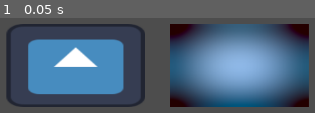
Above: before the commit, frame 1.
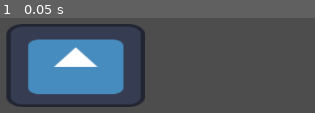
Above: after the commit, the same moment.

Repository: TheLsbt/GodotBlurhash
Game: Godot game, scene res://demo/BlurhashDemo.tscn
Same seed, same stepped clock (60 frames per second), same inputs: the game is played once before the commit and once after it. The engine's default icon, where the game draws it, is replaced by a stand-in: a white triangle on a blue panel in a dark square.
Inputs:
- Up to frame 1 (0.05 s): no input

The runs differ from the first frame. In frame 1, 38% of the frame differs, in the area x 53-99%, y 6-94%.
Error after the commit: Parse Error: Static function "blurhash_decode()" not found in base "Blurhash". (res://demo/BlurhashDemo.gd:13)

Commit message:
Removed redundant files and added complete documentation.

Diff:
--- a/BlurHash.gd
+++ b/BlurHash.gd
@@ -1,30 +1,30 @@
-"""
-Pure godot blurhash decoder with no additional dependencies, for
-both de- and encoding.
-
-Very close port of the original Swift implementation by Dag Ågren.
-"""
+
+## Pure godot blurhash decoder with no additional dependencies, for both de- and encoding.
+## Very close port of the original Swift implementation by Dag Ågren.
+## @tutorial(Official Website): https://blurha.sh/
+## @tutorial(Blurhash Github): https://github.com/woltapp/blurhash
 
 extends  RefCounted
 class_name Blurhash
 
-# Alphabet for base 83
-const alphabet = "0123456789ABCDEFGHIJKLMNOPQRSTUVWXYZabcdefghijklmnopqrstuvwxyz#$%*+,-.:;=?@[]^_{|}~"
-
-
+## Alphabet for base 83
+const alphabet =\
+ "0123456789ABCDEFGHIJKLMNOPQRSTUVWXYZabcdefghijklmnopqrstuvwxyz#$%*+,-.:;=?@[]^_{|}~"
+
+
+## Decodes a base83 string, as used in blurhash, to an integer.
 static func base83_decode(base83_str: String) -> int:
-	# Decodes a base83 string, as used in blurhash, to an integer.
 	var value := 0
 	for base83_char in base83_str:
 		value = value * 83 + alphabet.find(base83_char)
 	return value
 
 
+## Decodes an integer to a base83 string, as used in blurhash.
+## [param length] is how long the resulting string should be.
+## Will complain if the specified [param length] is too short.
 static func base83_encode(value: int, length: int) -> String:
-	# Decodes an integer to a base83 string, as used in blurhash.
-
-	# Length is how long the resulting string should be. Will complain
-	# if the specified length is too short.
+
 	var data := ""
 	var div = 1
 	for i in range(length - 1):
@@ -38,30 +38,30 @@
 
 
 
+## srgb 0-255 integer to linear 0.0-1.0 floating point conversion.
 static func srgb_to_linear(value: float):
-	# srgb 0-255 integer to linear 0.0-1.0 floating point conversion.
 	value = value / 255.0
 	if value <= 0.04045:
 		return value / 12.92
 	return pow((value + 0.055) / 1.055, 2.4)
 
 
-static func sign_pow(value: float, exp: float):
-	# Sign-preserving exponentiation.
-	var result := pow(abs(value), exp)
-	return -result if value < 0 else result
-
-
+## linear 0.0-1.0 floating point to srgb 0-255 integer conversion.
 static func linear_to_srgb(value: float) -> int:
-	# linear 0.0-1.0 floating point to srgb 0-255 integer conversion.
 	value = max(0.0, min(1.0, value))
 	if value <= 0.0031308:
 		return int(value * 12.92 * 255 + 0.5)
 	return int((1.055 * pow(value, 1 / 2.4) - 0.055) * 255 + 0.5)
 
 
+## Sign-preserving exponentiation (similar to Python Math.copysign).
+static func sign_pow(value: float, exp: float):
+	var result := pow(abs(value), exp)
+	return -result if value < 0 else result
+
+
+## Decodes and returns the number of x and y components in the given blurhash.
 static func blurhash_components(blurhash: String) -> Vector2:
-	# Decodes and returns the number of x and y components in the given blurhash.
 	if blurhash.length() < 6:
 		printerr("BlurHash must be at least 6 characters long.")
 
@@ -88,20 +88,13 @@
 	return blurhash.length() == 4 + 2 * (size_x * size_y)
 
 
-static func blurhash_decode(blurhash: String, width: int, height: int, punch := 1.0) -> Texture:
-	# Decodes the given blurhash to an image of the specified size.
-
-	# Returns the resulting image a list of lists of 3-value sRGB 8 bit integer
-	# lists. Set linear to True if you would prefer to get linear floating point
-	# RGB back.
-
-	# The punch parameter can be used to de- or increase the contrast of the
-	# resulting image.
-
-	# As per the original implementation it is suggested to only decode
-	# to a relatively small size and then scale the result up, as it
-	# basically looks the same anyways.
-
+## Decodes the given blurhash to an image of the specified [param width] and [param height].
+## Returns a [Texture].[br]
+## [param punch] can be used to change the contrast of the resulting image.[br][br]
+## [b]As per the original implementation it is suggested to only decode
+## to a relatively small size and then scale the result up, as it
+## basically looks the same anyways.[b]
+static func decode(blurhash: String, width: int, height: int, punch := 1.0) -> Texture:
 	if !is_blurhash_valid(blurhash):
 		return null
 
@@ -160,15 +153,8 @@
 	return ImageTexture.create_from_image(img)
 
 
-#Calculates the blurhash for an image using the given x and y component counts.
-
-#Image should be a 3-dimensional array, with the first dimension being y, the second
-#being x, and the third being the three rgb components that are assumed to be 0-255
-#srgb integers (incidentally, this is the format you will get from a PIL RGB image).
-
-#You can also pass in already linear data - to do this, set linear to True. This is
-#useful if you want to encode a version of your image resized to a smaller size (which
-#you should ideally do in linear colour).
+## Calculates the blurhash for an image using [param components_x] and [param components_y].
+## Returns a [String] with the blurhash.
 static func encode(texture: Texture2D, components_x: int = 4, components_y: int = 3) -> String:
 	if components_x < 1 or components_x > 9 or components_y < 1 or components_y > 9:
 		printerr("x and y component counts must be between 1 and 9 inclusive.")
@@ -186,7 +172,7 @@
 	var ac := []
 	for y in range(components_y):
 		for x in range(components_x):
-			var color := multiply_basis(
+			var color := _multiply_basis(
 				x,
 				y,
 				texture.get_width(),
@@ -205,7 +191,9 @@
 	if ac.size() > 0:
 		var actual_max_value := 0.0
 		for ac_color in ac:
-			var color_max_value: float = max(abs(ac_color.x), max(abs(ac_color.y), abs(ac_color.z)))
+			var color_max_value: float = max(
+				abs(ac_color.x), max(abs(ac_color.y), abs(ac_color.z))
+			)
 			actual_max_value = max(color_max_value, actual_max_value)
 		var quantised_max_value := int(max(0, min(82, floor(actual_max_value * 166 - 0.5))))
 		max_value = (quantised_max_value + 1) / 166.0
@@ -222,7 +210,9 @@
 
 	for ac_color in ac:
 		blurhash += base83_encode(
-			int(max(0, min(18, floor(sign_pow(ac_color.x / max_value, 0.5) * 9 + 9.5)))) * 19 * 19 +
+			int(
+				max(0, min(18, floor(sign_pow(ac_color.x / max_value, 0.5) * 9 + 9.5)))
+			) * 19 * 19 +
 			int(max(0, min(18, floor(sign_pow(ac_color.y / max_value, 0.5) * 9 + 9.5)))) * 19 +
 			int(max(0, min(18, floor(sign_pow(ac_color.z / max_value, 0.5) * 9 + 9.5)))),
 			2
@@ -231,7 +221,10 @@
 	return blurhash
 
 
-static  func multiply_basis(component_x: int, component_y: int, width: int, height: int, data: PackedByteArray, format: int) -> Vector3:
+# A helper function (internal use only)
+static func _multiply_basis(
+	component_x: int, component_y: int, width: int, height: int, data: PackedByteArray, format: int
+	) -> Vector3:
 	var r := 0.0
 	var g := 0.0
 	var b := 0.0
Not shown, changed: .gitignore
